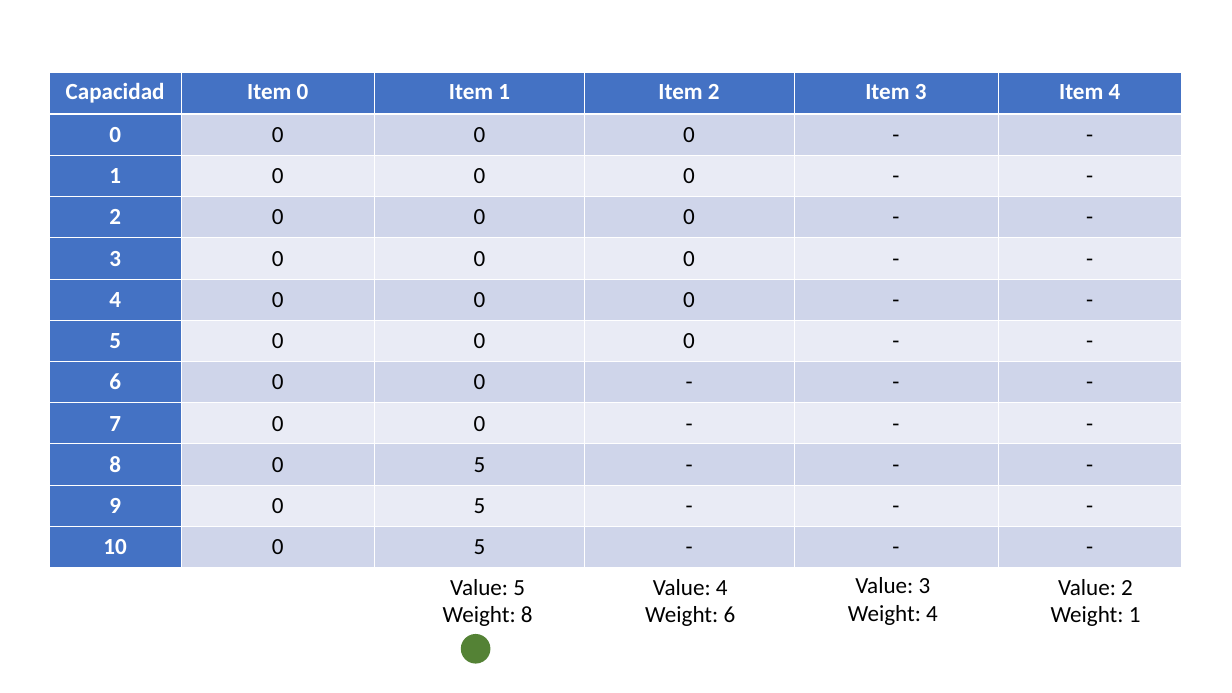
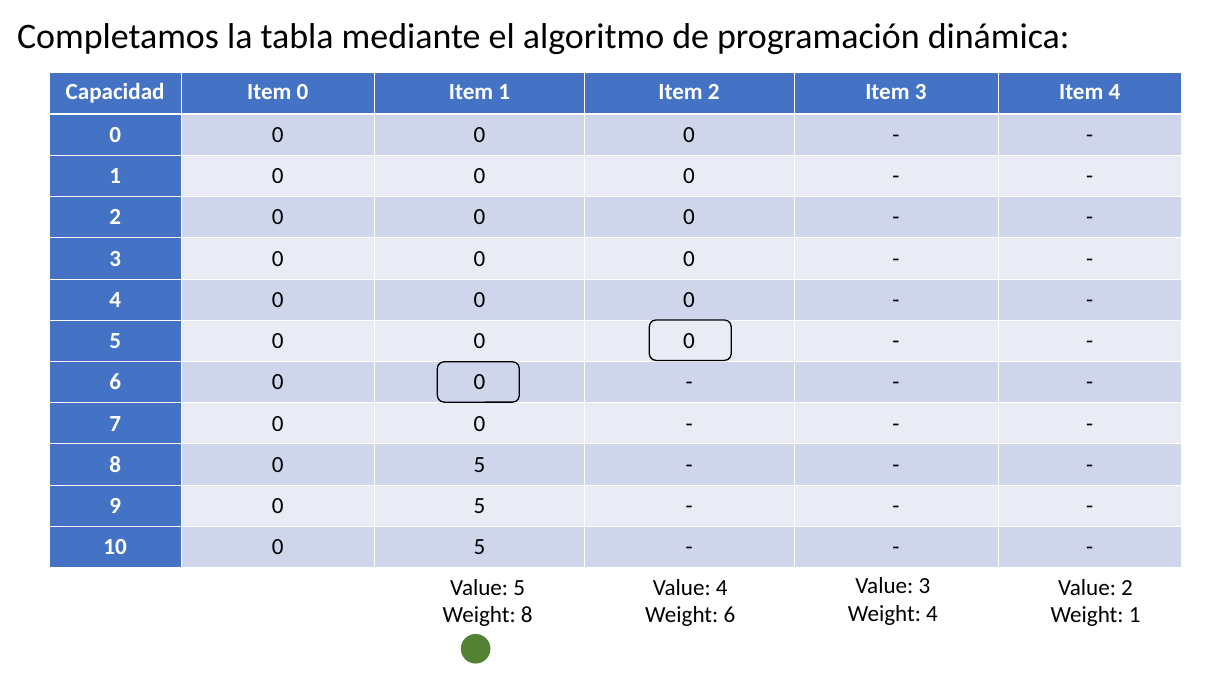
Before and after one commit to GabrielMartinMoran/Knapsack-DynamicProgramming, a slide deck: slide 6 of Knapsack.ppt. Drawn at 1232x693 pixels with LibreOffice and Linux fonts; fonts in the diff are those of the drawing. Boxes give left, top, right and bottom in pixels: in the first picture for what was removed or moved away, otherwise in the second. Text is boxed around its words. In the diff, an @@ line names an element or a change of style, - is before the commit and + after.

```diff
--- a/Knapsack.ppt
+++ b/Knapsack.ppt
@@ text added at (17,23,1070,54), 28 pt, text #000000 @@
+Completamos la tabla mediante el algoritmo de programación dinámica:
@@ rounded rectangle added at (649,320,731,360), outline #000000 0.99 pt @@
@@ rounded rectangle added at (437,361,519,402), outline #000000 0.99 pt @@
```
Also in this commit, not shown: 27 other slides changed, 1 slide added, 3 other files.
